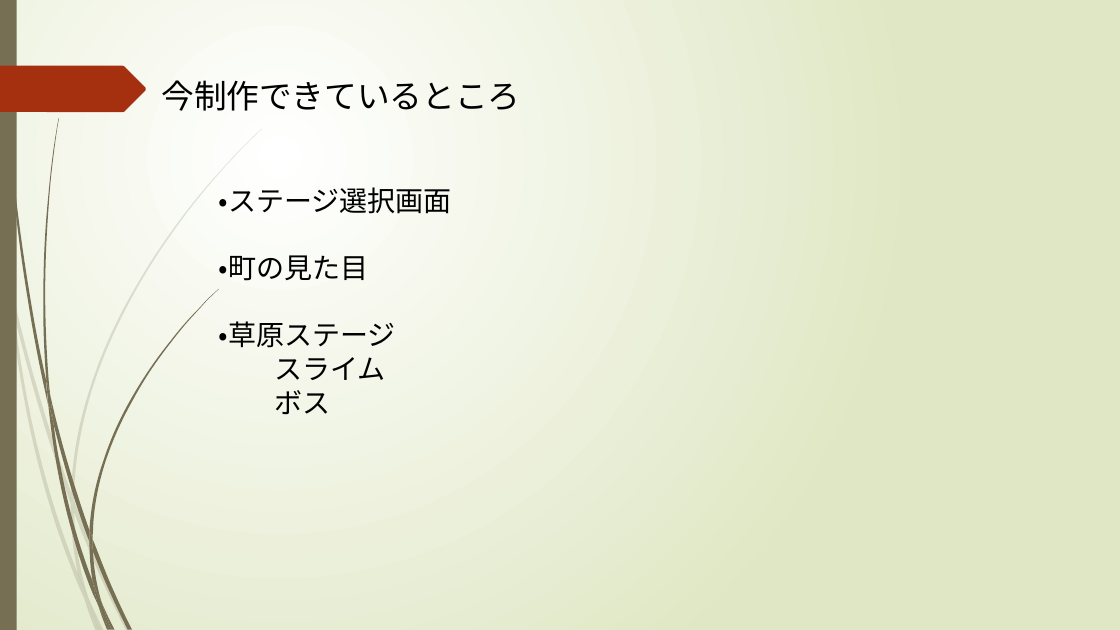
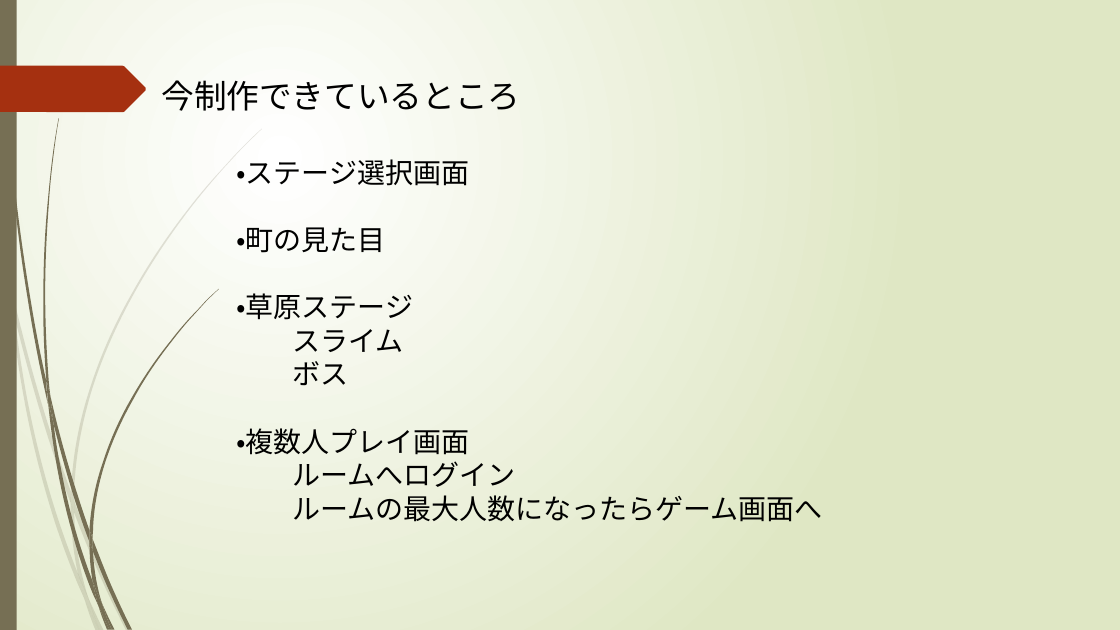
Before and after one commit to hakutojustice/sinchoku2023, a slide deck: slide 2 of Nishida/crescita.pptx. Drawn at 1120x630 pixels with LibreOffice and Linux fonts; fonts in the diff are those of the drawing. Boxes give left, top, right and bottom in pixels: in the first picture for what was removed or moved away, otherwise in the second. Text is boxed around its words. In the diff, an @@ line names an element or a change of style, - is before the commit and + after.

```diff
--- a/Nishida/crescita.pptx
+++ b/Nishida/crescita.pptx
@@ text "・ステージ選択画面": place and size @@
-text "・ステージ選択画面" at (219,187,452,415)
+text "・ステージ選択画面" at (236,159,822,522)
@@ text at (236,428,822,522): paragraphs added @@
+・複数人プレイ画面
+ルームへログイン
+ルームの最大人数になったらゲーム画面へ
```
Also in this commit, not shown: 2 other slides changed, 1 slide added, 1 slide removed, 1 other file.
